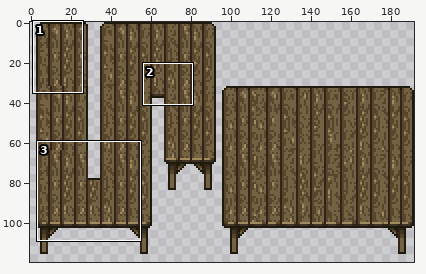
Sprite sheet: collection/lpc/tileset/vendors_table/preview.png. Above: a wide view before the commit, with the close-up outlined.
Close-up. The starting point:
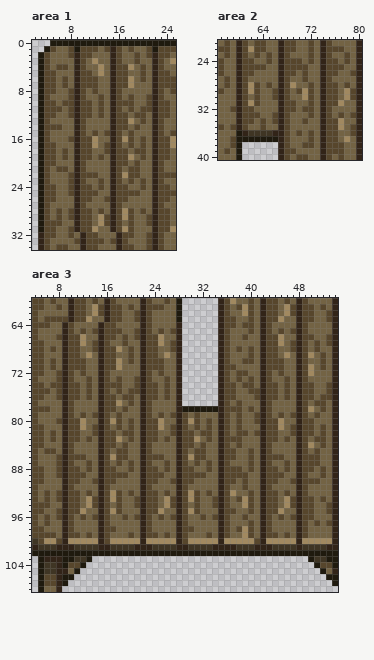
The file is 192x128 pixels. Shown: area 1: x 2..25, y 0..34; area 2: x 57..80, y 21..40; area 3: x 4..54, y 60..108. The wide view leaves out empty margins. The commit also changed other parts of the picture, which this record leaves out.
The same view after the edit:
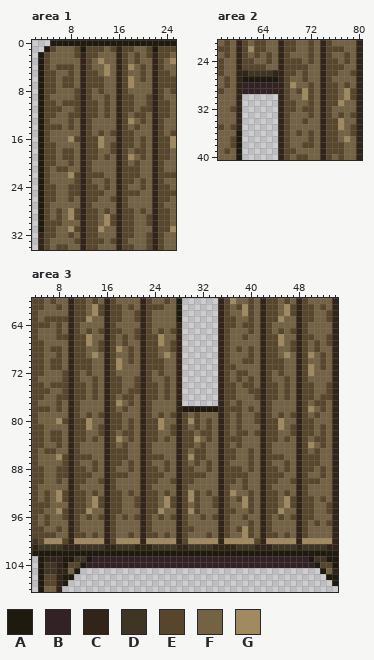
Palette (. is transparent): A #1f1a0e  B #322125  C #322418  D #3f3524  E #57462c  F #736344  G #a18960
Diff:
--- area 1
@@ x 6..19 @@
  0 AAAAAAAAAAAAAA
- 1 FFEAEEEFECEFEF
- 2 FFECEEFFFCEFFE
- 3 FFFCEFGFFCEFFE
- 4 EEFCEFFGFCEEGF
- 5 FFFCEEFGFCEEFF
- 6 FEFCEEEFFCEEGF
- 7 FEFCEEEFFCEEGF
- 8 FFECEFEFFCEFFF
- 9 FFECEFFEFCEFEF
-10 FEECEEFEFCEEEF
-11 EFECEEFEFCEFEF
-12 FFECEEFEFCEEFE
-13 FFFCEFFFFCEEGF
-14 EFFCEFFFFCEEFE
-15 FFFCEFEFECEFEF
-16 FFECEEGFFCEGEF
-17 FFFCEEGFECEFEF
-18 FEFCEEFFECEEFE
-19 FEFCEEFEFCEEGF
-20 FFFCEFFFFCEEFE
-21 EEFCEFFFFCEFEE
-22 FFECEEEFFCEGEE
-23 FFECEFFEFCEFEF
-24 FFECEEFEFCEEFF
-25 FFECEEEFFCEEEE
-26 FFFCEEFFECEEFF
-27 FFFCEFFFFCEFFF
-28 EFECEEFEFCEGEF
-29 EFECEEFGECEGEF
-30 EFFCEEFGECEFEF
-31 FFECEEGFFCEGEF
+ 1 FFFEAEEEFECEEF
+ 2 FFFECEEFFFCEFE
+ 3 FFFFCEFGFFCEFE
+ 4 EEEFCEFFGFCEGF
+ 5 FFEFCEEFGFCEFF
+ 6 FEEFCEEEFFCEGF
+ 7 FEEFCEEEFFCEGF
+ 8 FFFECEFEFFCEFF
+ 9 FFFECEFFEFCEEF
+10 FEEECEEFEFCEEF
+11 EFFECEEFEFCEEF
+12 FFEECEEFEFCEFE
+13 FFEFCEFFFFCEGF
+14 EFEFCEFFFFCEFE
+15 FFFFCEFEFECEEF
+16 FFGECEEGFFCEEF
+17 FFFFCEEGFECEEF
+18 FEEFCEEFFECEFE
+19 FEEFCEEFEFCEGF
+20 FFEFCEFFFFCEFE
+21 EEFFCEFFFFCEEE
+22 FFGECEEEFFCEEE
+23 FFFECEFFEFCEEF
+24 FFEECEEFEFCEFF
+25 FFEECEEEFFCEEE
+26 FFEFCEEFFECEFF
+27 FFFFCEFFFFCEFF
+28 EFGECEEFEFCEEF
+29 EFGECEEFGECEEF
+30 EFFFCEEFGECEEF
+31 FFGECEEGFFCEEF
 32 FFEFCEEFFFCEEF
--- area 2
@@ x 59..68 @@
 25 FCEEEEFFCE
-26 FCEEFFFFCE
-27 FCEFFFFFCE
-28 FCEGEFEFCE
-29 FCEGEFFECE
-30 FCEFEFFECE
-31 FCEGEFFFCE
-32 ECEEFFFFCE
-33 FCEEEFFECE
-34 FCEEFEFECE
-35 ECEFFEFFCE
-36 FACDDDDCCE
-37 EAAAAAAACE
+26 FCCDDDDCCE
+27 FCAAAAAACE
+28 FCBBBBBBCE
+29 FCBBBBBBCE
+30 FC......CE
+31 FC......CE
+32 EC......CE
+33 FC......CE
+34 FC......CE
+35 EC......CE
+36 FA......CE
+37 EA......CE
 38 EA......CE
--- area 3
@@ x 4..54 @@
  63 EFEEEECEEGFFCEEFFECEFFFFA......CEEFFEFCEEGFFCEEFFEC
- 64 EEEFFCEFFFFCEEFFFFCEFFFFC......CEEFEEFCEFFFFCEFFFFC
- 65 EFFFFCEFEFECEEEFFECEFEFEC......CEFFFEFCEFEFECEFFFFC
- 66 EFFFECEEGFFCEEFEFECEEGFFC......CEFFEFFCEEGFFCEEFFEC
- 67 EEFFFCEEGFECEFFEFFCEEGFEC......CEFFFFFCEEGFECEFEFEC
- 68 EEFEFCEEFFECEEGFEFCEEFFEC......CEFEFEFCEEFFECEFEFFC
- 69 EEFFFCEEFGFCEEFFEFCEEFGFC......CEFFFEFCEEFGFCEGFEFC
- 70 EEFEFCEEEFFCEEGFEFCEEEFFC......CEFFEEFCEEEFFCEFFEFC
- 71 EEFEFCEEEFFCEEGFFFCEEEFFC......CEEFFFFCEEEFFCEGFEFC
- 72 EEFFECEFEFFCEFFFFFCEFEFFC......CEFEEFFCEFEFFCEGFFFC
- 73 EFFFECEFFEFCEFEFFECEFFEFC......CEFEFEFCEFFEFCEFFFFC
- 74 EEFEECEEFEFCEEEFFECEEFEFC......CEEFEEFCEEFEFCEEFFEC
- 75 EEEFECEEFEFCEFEFEECEEFEFC......CEEFFEECEEFEFCEEFFEC
- 76 EEFFECEEFEFCEEFEEFCEEFEFC......CEEFFFECEEFEFCEEFEEC
- 77 EFFFFCEFFFFCEEGFEFCEFFFFC......CEFEFFFCEFFFFCEFEEFC
- 78 EEEFFCEFFFFCEEFEFFCEFFFFCAAAAAACEEEFEFCEFFFFCEGFEFC
- 79 EFFFFCEFEFECEFEFFFCEFEFECEFEFFFCEFEFFECEFEFECEFEFFC
- 80 EFFFECEEGFFCEGEFEFCEEGFFCEGEFEFCEFEFFECEEGFFCEEFFFC
- 81 EEFFFCEEGFECEFEFEFCEEGFECEFEFEFCEFEFFFCEEGFECEEFEFC
- 82 EEFEFCEEFFECEEFEEFCEEFFECEEFEEFCEFEEFECEEFFECEEFEFC
- 83 EEFEFCEEFEFCEEGFEFCEEFEFCEEGFEFCEEEFFFCEEFEFCEFEEFC
- 84 EEFFFCEFFFFCEEFEFFCEFFFFCEEFEFFCEFEFFFCEFFFFCEGFEFC
- 85 EFEEFCEFFFFCEFEEFFCEFFFFCEFEEFFCEEFFEFCEFFFFCEFEFFC
- 86 EFFFECEEEFFCEGEEFFCEEEFFCEGEEFFCEEFFEFCEEEFFCEEEFFC
- 87 EFFFECEFFEFCEFEFEFCEFFEFCEFEFEFCEFFFEFCEFFEFCEEEFFC
- 88 EEFFECEEFEFCEEFFEFCEEFEFCEEFFEFCEEEFEFCEEFEFCEEFEFC
- 89 EEFFECEEEFFCEEEEFFCEEEFFCEEEEFFCEEEEFFCEEEFFCEFFEFC
- 90 EEFFFCEEFFECEEFFFFCEEFFECEEFFFFCEEFEFFCEEFFECEEEFFC
- 91 EFFFFCEFFFFCEFFFFFCEFFFFCEFFFFFCEFFEFFCEFFFFCEFFFFC
- 92 EFEFECEEFEFCEGEFEFCEEFEFCEGEFEFCEGFFEFCEEFEFCEFFFFC
- 93 EFEFECEEFGECEGEFFECEEFGECEGEFFECEFEGEFCEEFGECEEFEFC
- 94 EEEFFCEEFGECEFEFFECEEFGECEFEFFECEFFGEFCEEFGECEEFFEC
- 95 EEFFECEEGFFCEGEFFFCEEGFFCEGEFFFCEEFFEFCEEGFFCEEFFEC
- 96 EFEFECEFEFECEFFEFECEFEFECEFFEFECEFFEFFCEFEFECEEFFFC
- 97 EFEFFCEFFFFCEFFFFFCEFFFFCEFFFFFCEFFFEFCEFFFFCEFEFEC
- 98 EEFFFCEFFFFCEEFFFFCEFFFFCEEFFFFCEFEGEFCEFFFFCEFFFFC
- 99 EEEEFCEEFEFCEFFFEFCEEFEFCEFFFEFCEFFGEFCEEFEFCEFFFFC
-100 DEGGECGGGGGCEGGGGGCGGGGGCEGGGGGCGGGGGECGGGGGCGGGGGC
-101 CDDDCCCDDDDCCDDDDCCCDDDDCCDDDDCCCCDDDCCCDDDDCDDDDCC
+ 64 EEEFEFCEFFFFCEFFFFCEFFFFC......CEEFEEFCEFFFFCEFFFFC
+ 65 EFFFEFCEFEFECEEFFECEFEFEC......CEFFFEFCEFEFECEFFFFC
+ 66 EFFFEECEEGFFCEFEFECEEGFFC......CEFFEFFCEEGFFCEEFFEC
+ 67 EEFFFFCEEGFECEFEFFCEEGFEC......CEFFFFFCEEGFECEFEFEC
+ 68 EEFEEFCEEFFECEGFEFCEEFFEC......CEFEFEFCEEFFECEFEFFC
+ 69 EEFFEFCEEFGFCEFFEFCEEFGFC......CEFFFEFCEEFGFCEGFEFC
+ 70 EEFEEFCEEEFFCEGFEFCEEEFFC......CEFFEEFCEEEFFCEFFEFC
+ 71 EEFEEFCEEEFFCEGFFFCEEEFFC......CEEFFFFCEEEFFCEGFEFC
+ 72 EEFFFECEFEFFCEFFFFCEFEFFC......CEFEEFFCEFEFFCEGFFFC
+ 73 EFFFFECEFFEFCEEFFECEFFEFC......CEFEFEFCEFFEFCEFFFFC
+ 74 EEFEEECEEFEFCEEFFECEEFEFC......CEEFEEFCEEFEFCEEFFEC
+ 75 EEEFFECEEFEFCEEFEECEEFEFC......CEEFFEECEEFEFCEEFFEC
+ 76 EEFFEECEEFEFCEFEEFCEEFEFC......CEEFFFECEEFEFCEEFEEC
+ 77 EFFFEFCEFFFFCEGFEFCEFFFFC......CEFEFFFCEFFFFCEFEEFC
+ 78 EEEFEFCEFFFFCEFEFFCEFFFFCAAAAAACEEEFEFCEFFFFCEGFEFC
+ 79 EFFFFFCEFEFECEEFFFCEFEFECEFEFFFCEFEFFECEFEFECEFEFFC
+ 80 EFFFGECEEGFFCEEFEFCEEGFFCEGEFEFCEFEFFECEEGFFCEEFFFC
+ 81 EEFFFFCEEGFECEEFEFCEEGFECEFEFEFCEFEFFFCEEGFECEEFEFC
+ 82 EEFEEFCEEFFECEFEEFCEEFFECEEFEEFCEFEEFECEEFFECEEFEFC
+ 83 EEFEEFCEEFEFCEGFEFCEEFEFCEEGFEFCEEEFFFCEEFEFCEFEEFC
+ 84 EEFFEFCEFFFFCEFEFFCEFFFFCEEFEFFCEFEFFFCEFFFFCEGFEFC
+ 85 EFEEFFCEFFFFCEEEFFCEFFFFCEFEEFFCEEFFEFCEFFFFCEFEFFC
+ 86 EFFFGECEEEFFCEEEFFCEEEFFCEGEEFFCEEFFEFCEEEFFCEEEFFC
+ 87 EFFFFECEFFEFCEEFEFCEFFEFCEFEFEFCEFFFEFCEFFEFCEEEFFC
+ 88 EEFFEECEEFEFCEFFEFCEEFEFCEEFFEFCEEEFEFCEEFEFCEEFEFC
+ 89 EEFFEECEEEFFCEEEFFCEEEFFCEEEEFFCEEEEFFCEEEFFCEFFEFC
+ 90 EEFFEFCEEFFECEFFFFCEEFFECEEFFFFCEEFEFFCEEFFECEEEFFC
+ 91 EFFFFFCEFFFFCEFFFFCEFFFFCEFFFFFCEFFEFFCEFFFFCEFFFFC
+ 92 EFEFGECEEFEFCEEFEFCEEFEFCEGEFEFCEGFFEFCEEFEFCEFFFFC
+ 93 EFEFGECEEFGECEEFFECEEFGECEGEFFECEFEGEFCEEFGECEEFEFC
+ 94 EEEFFFCEEFGECEEFFECEEFGECEFEFFECEFFGEFCEEFGECEEFFEC
+ 95 EEFFGECEEGFFCEEFFFCEEGFFCEGEFFFCEEFFEFCEEGFFCEEFFEC
+ 96 EFEFFECEFEFECEFEFECEFEFECEFFEFECEFFEFFCEFEFECEEFFFC
+ 97 EFEFFFCEFFFFCEFFFFCEFFFFCEFFFFFCEFFFEFCEFFFFCEFEFEC
+ 98 EEFFEFCEFFFFCEFFFFCEFFFFCEEFFFFCEFEGEFCEFFFFCEFFFFC
+ 99 EEEEFFCEEFEFCEFFEFCEEFEFCEFFFEFCEFFGEFCEEFEFCEFFFFC
+100 DEGGGECGGGGGCEGGGGCGGGGGCEGGGGGCGGGGGECGGGGGCGGGGGC
+101 CDDDDCCCDDDDCCDDDCCCDDDDCCDDDDCCCCDDDCCCDDDDCDDDDCC
 102 AAAAAAAAAAAAAAAAAAAAAAAAAAAAAAAAAAAAAAAAAAAAAAAAAAA
-103 .ACCCAADDA....................................ADDAA
-104 .ADDCAEEA......................................AEEA
+103 .ACCCAADDABBBBBBBBBBBBBBBBBBBBBBBBBBBBBBBBBBBBADDAA
+104 .ADDCAEEABBBBBBBBBBBBBBBBBBBBBBBBBBBBBBBBBBBBBBAEEA
 105 .ADDCCFA........................................AFC
